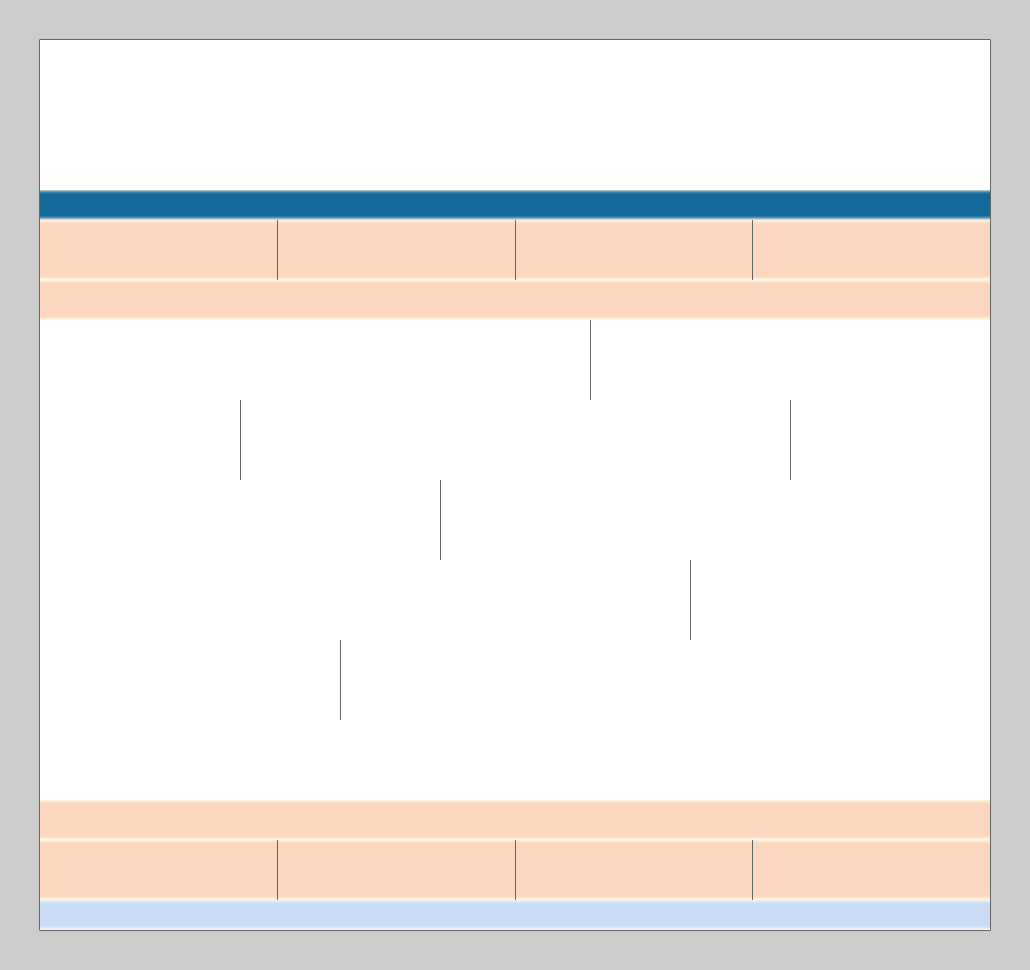
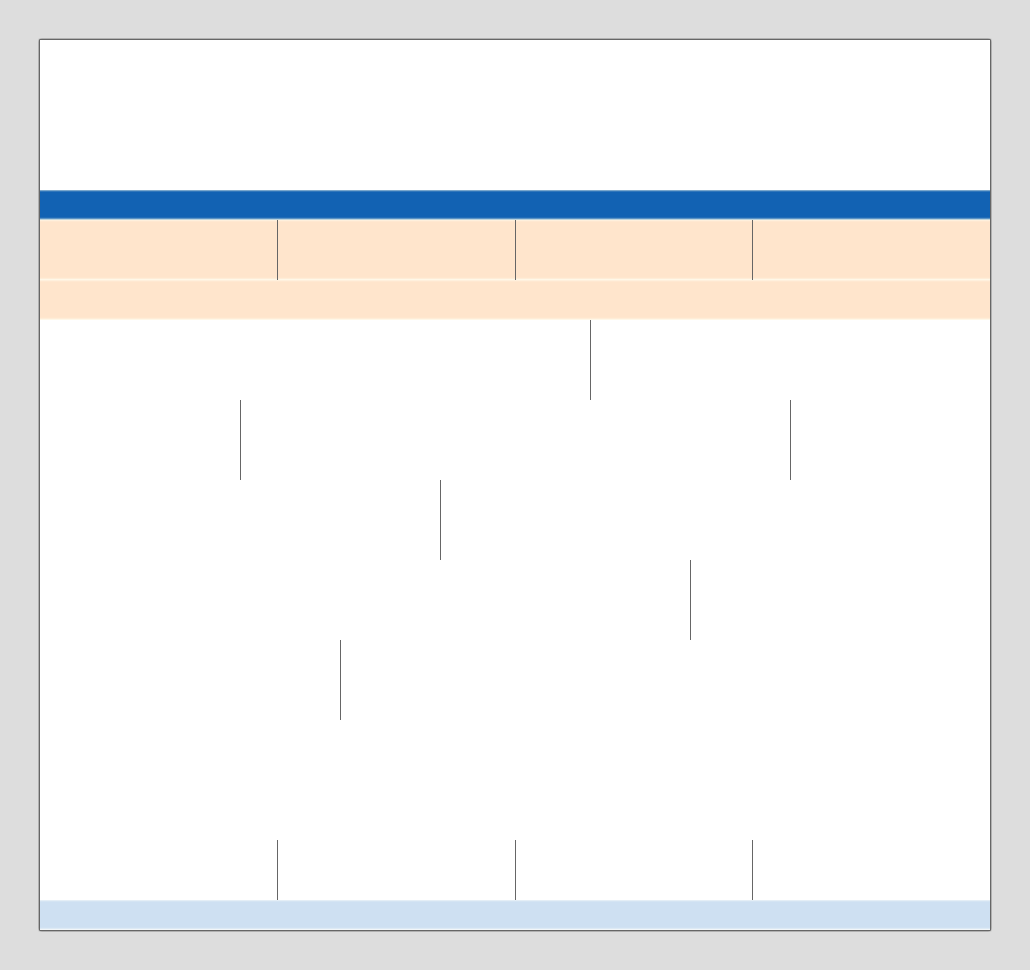
Revision of a layered 1030 × 970 image; what changed, layer by layer:
painted on "navbar" over [40, 190, 990, 220]
painted on "header boxes" over [40, 220, 990, 280]
removed layer "footer boxes" over [40, 840, 990, 900]
painted on "header widget" over [40, 280, 990, 320]
removed layer "footer widget" over [40, 800, 990, 840]
moved "footer" above "canvas", painted on it over [40, 900, 990, 929]
painted on "Background" over [0, 0, 1030, 970]
